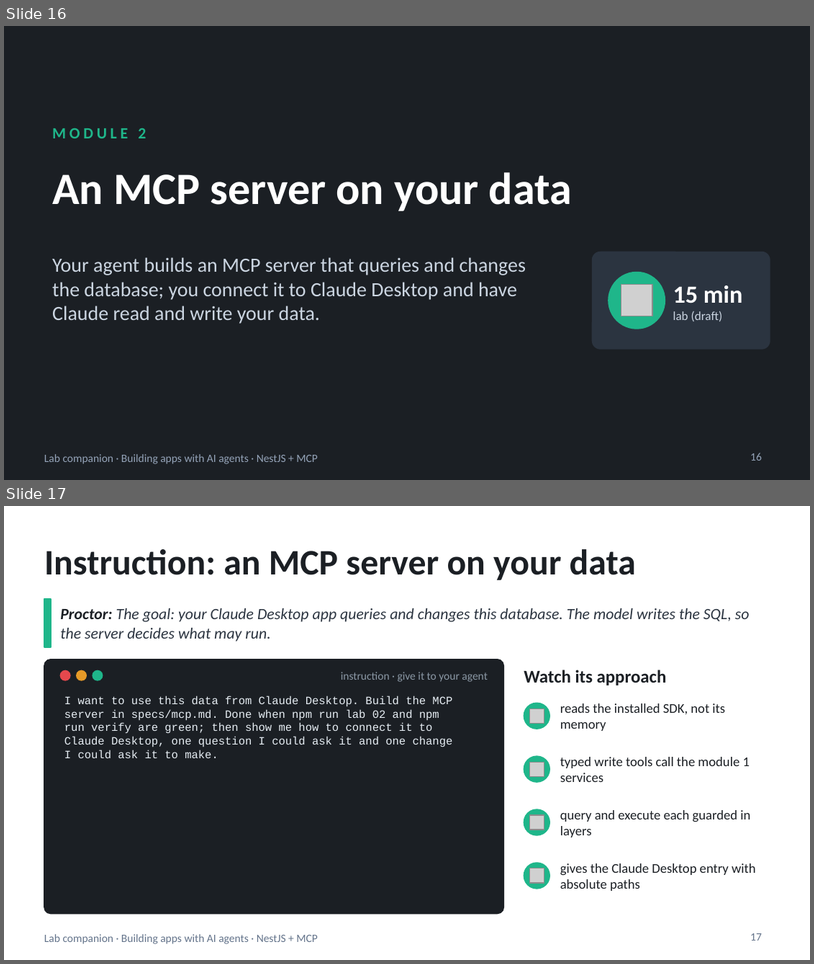
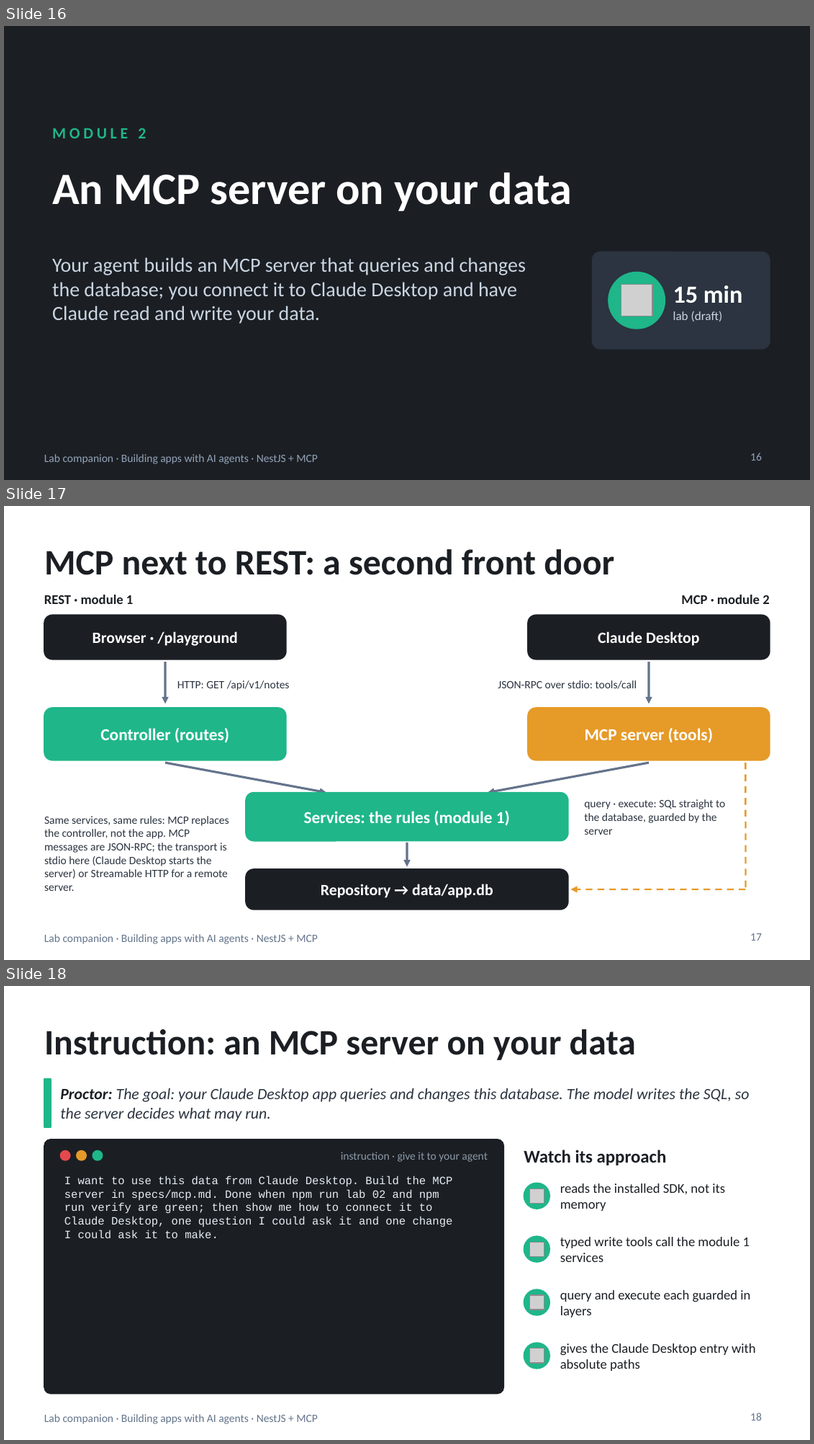
Before and after one commit to blazaga/ai-training-modules, a slide deck: docs/ai-agent-training/slides/lab-companion.pptx. Shown one above the other, each under a label of ours: slides 16 and 17 before the commit, slides 16, 17 and 18 after it. The pictures are 814x964 and 814x1444 pixels, drawn with LibreOffice and Linux fonts; fonts in the diff are those of the drawing; grey boxes stand for pictures. Boxes give left, top, right and bottom in pixels: in the first picture for what was removed or moved away, otherwise in the second. Text is boxed around its words. In the diff, an @@ line names an element or a change of style, - is before the commit and + after.

```diff
--- a/docs/ai-agent-training/slides/lab-companion.pptx
+++ b/docs/ai-agent-training/slides/lab-companion.pptx
@@ slide 17 added at (4, 506, 810, 960), background #FFFFFF; not listed: 1 template element that a slide beside it also shows @@
@@ title added at (44, 549, 615, 575), 32 pt, text #1B1F24, bold @@
+MCP next to REST: a second front door
@@ text added at (44, 595, 133, 604), 12 pt, text #1B1F24, bold @@
+REST · module 1
@@ text added at (682, 595, 769, 604), 12 pt, text #1B1F24, bold @@
+MCP · module 2
@@ rounded rectangle added at (44, 615, 286, 659), fill #1B1F24, outline #1B1F24 1 pt @@
@@ text added at (93, 631, 238, 646), 14 pt, text #FFFFFF, bold @@
+Browser · /playground
@@ rounded rectangle added at (528, 615, 770, 659), fill #1B1F24, outline #1B1F24 1 pt @@
@@ text added at (598, 631, 700, 646), 14 pt, text #FFFFFF, bold @@
+Claude Desktop
@@ arrow added from (165, 662) to (165, 703), #64748B 2 pt @@
@@ arrow added from (649, 662) to (649, 703), #64748B 2 pt @@
@@ text added at (178, 680, 290, 690), 10 pt, text #2B3440 @@
+HTTP: GET /api/v1/notes
@@ text added at (498, 680, 638, 689), 10 pt, text #2B3440 @@
+JSON-RPC over stdio: tools/call
@@ rounded rectangle added at (44, 708, 286, 760), fill #1FB68A, outline #1FB68A 1 pt @@
@@ rounded rectangle added at (528, 708, 770, 760), fill #E69A28, outline #E69A28 1 pt @@
@@ text added at (100, 728, 229, 743), 15 pt, text #FFFFFF, bold @@
+Controller (routes)
@@ text added at (585, 728, 713, 743), 15 pt, text #FFFFFF, bold @@
+MCP server (tools)
@@ arrow added from (165, 762) to (327, 793), #64748B 2 pt @@
@@ arrow added from (649, 762) to (488, 793), #64748B 2 pt @@
@@ line added from (746, 762) to (746, 889), #E69A28 1.5 pt dashed @@
@@ rounded rectangle added at (246, 793, 568, 841), fill #1FB68A, outline #1FB68A 1 pt @@
@@ text added at (584, 799, 725, 834), 10 pt, text #2B3440 @@
+query · execute: SQL straight to the database, guarded by the server
@@ text added at (44, 816, 229, 890), 10 pt, text #2B3440 @@
+Same services, same rules: MCP replaces the controller, not the app. MCP messages are JSON-RPC; the transport is stdio here (Claude Desktop starts the server) or Streamable HTTP for a remote server.
@@ text added at (304, 811, 510, 826), 15 pt, text #FFFFFF, bold @@
+Services: the rules (module 1)
@@ arrow added from (407, 842) to (407, 867), #64748B 2 pt @@
@@ rounded rectangle added at (246, 869, 568, 909), fill #1B1F24, outline #1B1F24 1 pt @@
@@ text added at (321, 883, 494, 898), 14 pt, text #FFFFFF, bold @@
+Repository → data/app.db
@@ arrow added from (746, 889) to (571, 889), #E69A28 1.5 pt dashed @@
@@ page number added at (751, 933, 762, 940), 10 pt, text #64748B @@
+17
@@ what was slide 17 is now slide 18 @@
@@ page number at (751, 1412, 762, 1420): text changed @@
-17
+18
```
Also in this commit, not shown: 3 other files.
